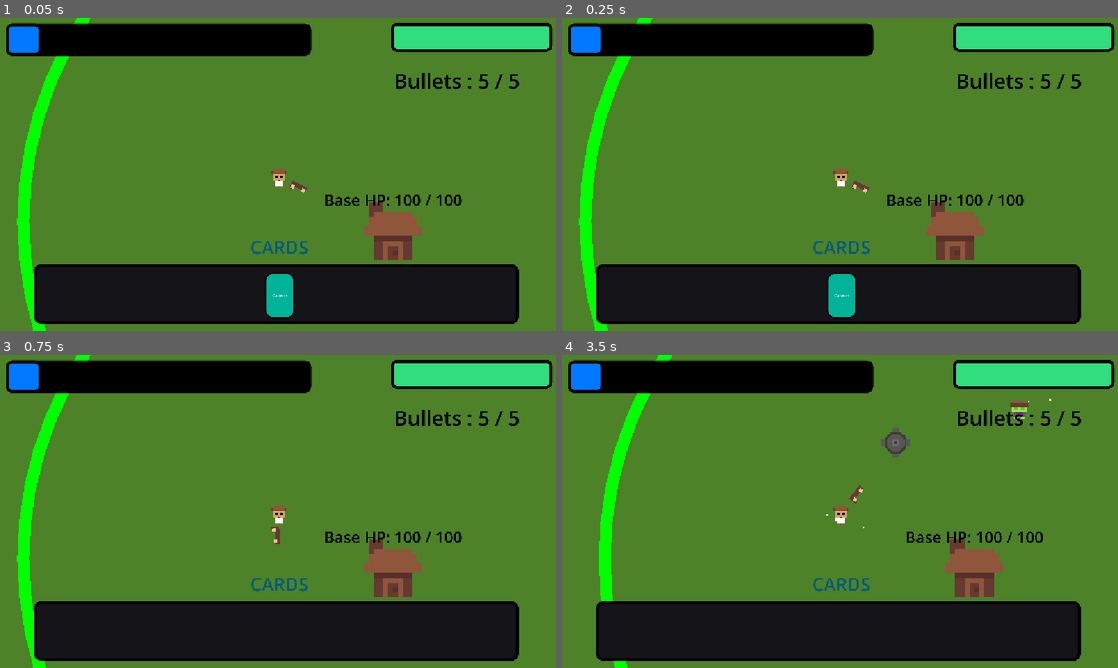
Above: before the commit, frames 1-4 (two rows, left to right).
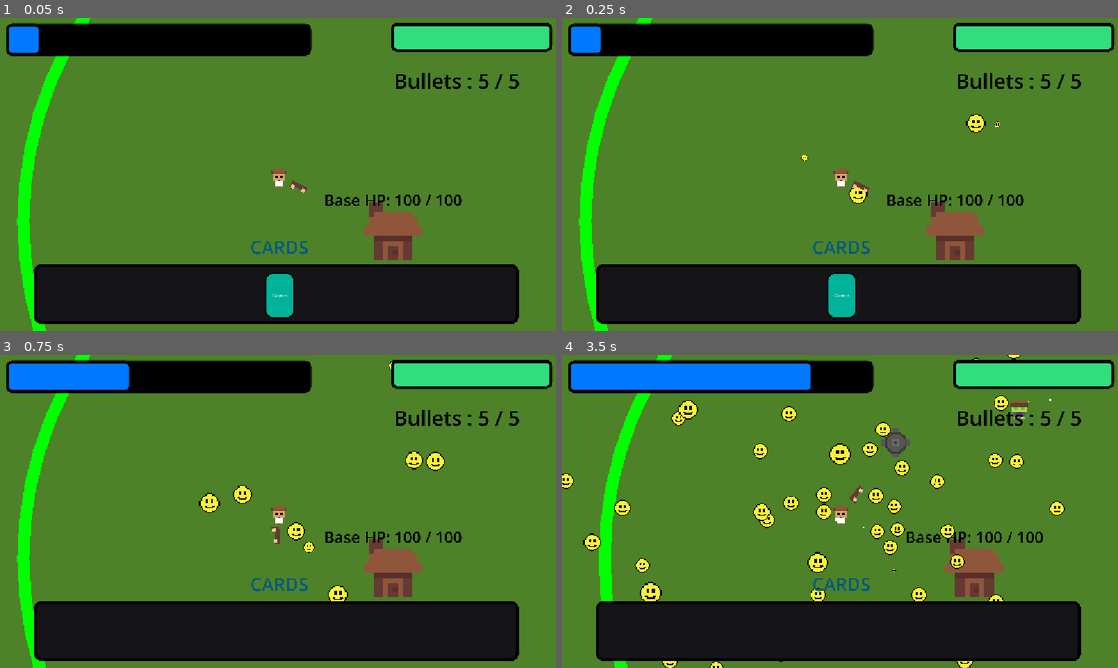
Above: after the commit, the same moments.

Repository: MaAraujooliveira/fusion-project
Game: Godot game, scene res://map/Mapa.tscn
Two runs of this game, one before a commit and one after it. Both use one fixed random seed, a clock stepped at 60 frames per second and the inputs below. The engine's default icon, where the game draws it, is replaced by a stand-in: a white triangle on a blue panel in a dark square.
Inputs (mouse positions are in pixels of both pictures, inside the frame that each line leads up to):
- Up to frame 1 (0.05 s): no input
- Up to frame 2 (0.25 s): no input
- Up to frame 3 (0.75 s): click "Cannon" at 0.5 s
- Up to frame 4 (3.5 s): move the mouse to (840, 633) at 1.27 s; tap A (A) at 1.35, 2.1, 3.05 s; move the mouse to (728, 527) at 2.02 s; move the mouse to (895, 442) at 2.77 s; tap D (D) at 2.85 s

Frame 1 is identical in both runs. In frame 2, 0.3% of the frame differs, in the area x 43-79%, y 30-60%; in frame 3, 2.4%; in frame 4, 7.2%, in the area x 0-91%, y 0-100%.

Commit message:
vadasdasdasd

Diff:
--- a/fusionproject/Base/Base.tscn
+++ b/fusionproject/Base/Base.tscn
@@ -13,9 +13,9 @@
 [node name="Base" type="Node2D" unique_id=1381480154]
 script = ExtResource("1_h44yl")
 coin_scene = ExtResource("2_edygm")
-spawn_radius = 500.0
+spawn_radius = 1500.0
 coin_amount = 2
-spawn_time = 5.0
+spawn_time = 0.1
 
 [node name="Sprite2D" type="Sprite2D" parent="." unique_id=30089900]
 scale = Vector2(20, 20)
--- a/fusionproject/Base/base.gd
+++ b/fusionproject/Base/base.gd
@@ -4,7 +4,8 @@
 @export var hp := 100
 @export var max_hp := 100
 @export var coin_scene : PackedScene
-@export var spawn_radius := 200.0
+@export var spawn_radius := 2000.0
+@export var min_spawn_radius := 1000.0
 @export var coin_amount := 5
 @export var spawn_time := 2.0
 
@@ -38,12 +39,10 @@
 
 func spawn_coins():
 	for i in range(coin_amount):
-		var angle = randf_range(0, TAU)
-		var offset = Vector2(cos(angle), sin(angle)) * spawn_radius
 
 		var coin = coin_scene.instantiate()
 		get_tree().current_scene.add_child(coin)
-		coin.global_position = global_position + offset
+		coin.global_position = get_spawn_position()
 
 		# 💥 EFEITO BOUNCE
 		coin.scale = Vector2.ZERO
@@ -62,3 +61,10 @@
 		var radius = shape.radius
 
 		draw_circle(Vector2.ZERO, radius, Color(0.0, 1.0, 0.0, 1.0),false,50) # verde transparente
+
+func get_spawn_position():
+	var angle = randf() * TAU
+	var dir = Vector2(cos(angle), sin(angle))
+	var distance = randf() * spawn_radius
+
+	return  dir * distance
--- a/fusionproject/Torretas/Canhao/Canhao.tscn
+++ b/fusionproject/Torretas/Canhao/Canhao.tscn
@@ -8,7 +8,7 @@
 [ext_resource type="PackedScene" uid="uid://d37xjxu4qg5nd" path="res://Bala/bala.tscn" id="5_gcbsp"]
 
 [sub_resource type="CircleShape2D" id="CircleShape2D_gcbsp"]
-radius = 125.035995
+radius = 71.568146
 
 [node name="Canhao" type="Node2D" unique_id=1245487388 node_paths=PackedStringArray("stats", "distance", "weapons")]
 script = ExtResource("1_8ybl1")
